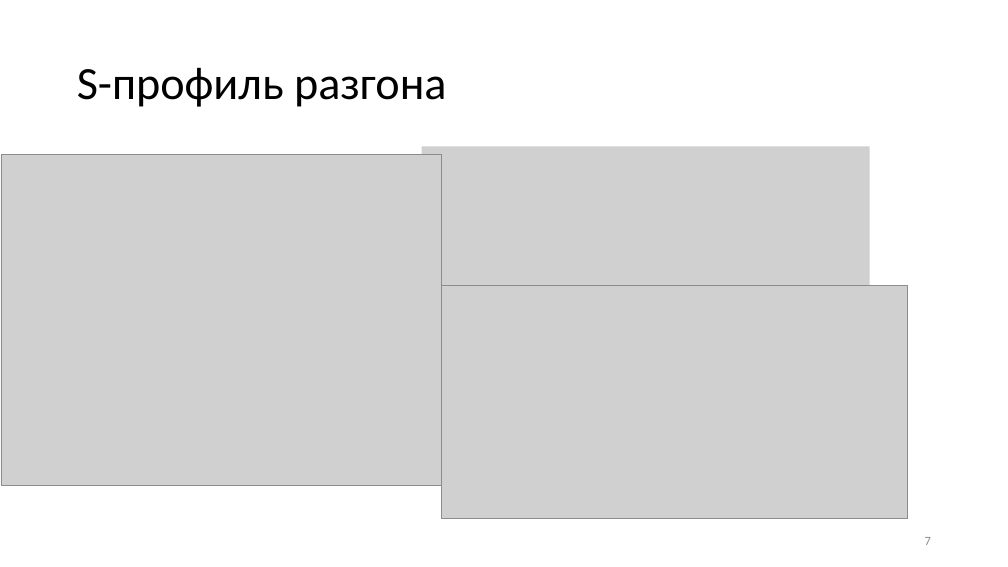
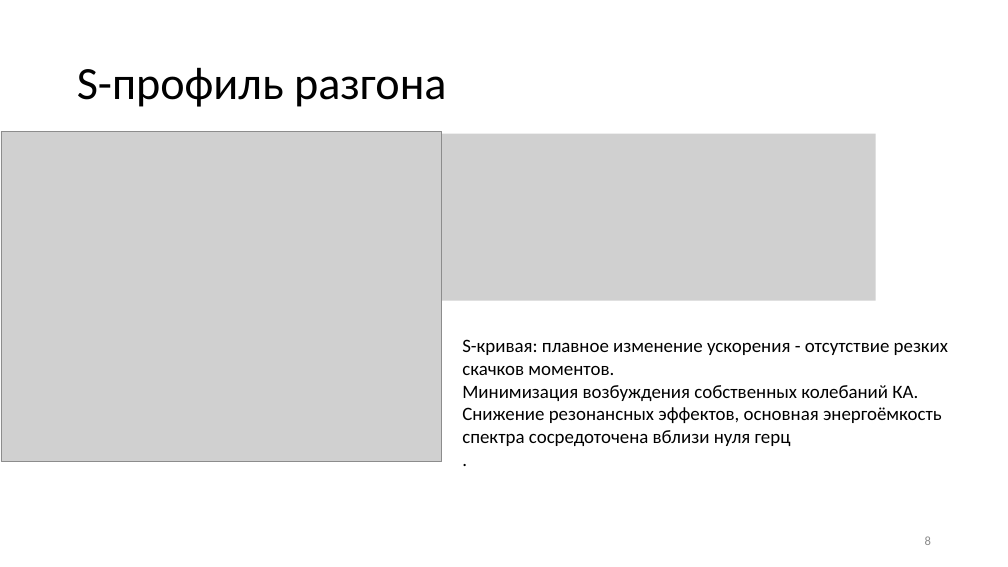
Before and after one commit to iliyars/reactive-moment-phd, a slide deck: slide 8 of Ppt/Белан ВКР.ppt (slide 7 before the commit). Drawn at 1008x567 pixels with LibreOffice and Linux fonts; fonts in the diff are those of the drawing; grey boxes stand for pictures. Boxes give left, top, right and bottom in pixels: in the first picture for what was removed or moved away, otherwise in the second. Text is boxed around its words. In the diff, an @@ line names an element or a change of style, - is before the commit and + after.

```diff
--- a/Ppt/Белан ВКР.ppt
+++ b/Ppt/Белан ВКР.ppt
@@ picture moved from (x1=1, y1=155, x2=442, y2=485) to (x1=1, y1=131, x2=442, y2=461) @@
@@ picture moved from (x1=422, y1=147, x2=870, y2=314) to (x1=428, y1=134, x2=876, y2=301) @@
@@ picture removed at (x1=442, y1=286, x2=908, y2=519) @@
@@ text added at (x1=462, y1=339, x2=948, y2=446), 18 pt, text #000000 @@
+S-кривая: плавное изменение ускорения - отсутствие резких скачков моментов.
+Минимизация возбуждения собственных колебаний КА.
+Снижение резонансных эффектов, основная энергоёмкость спектра сосредоточена вблизи нуля герц
+.
@@ page number at (x1=925, y1=536, x2=931, y2=545): text changed @@
-7
+8
```
Also in this commit, not shown: 5 other slides changed, 5 slides added, 2 slides removed, 56 other files.
